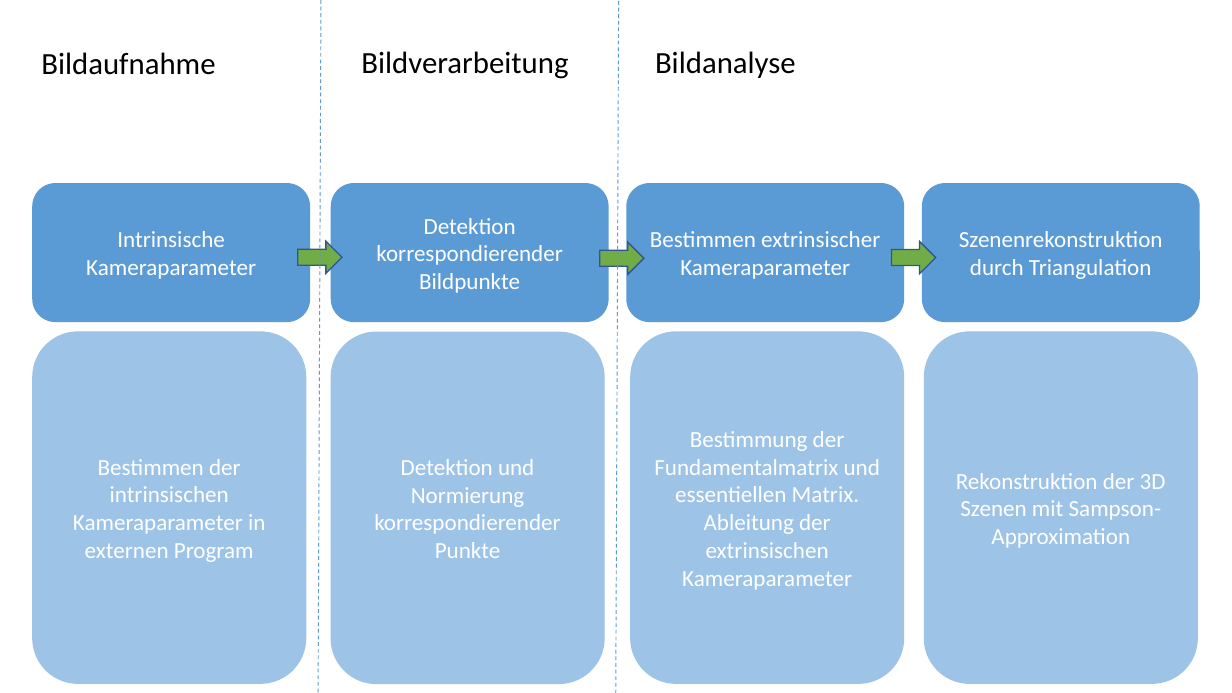
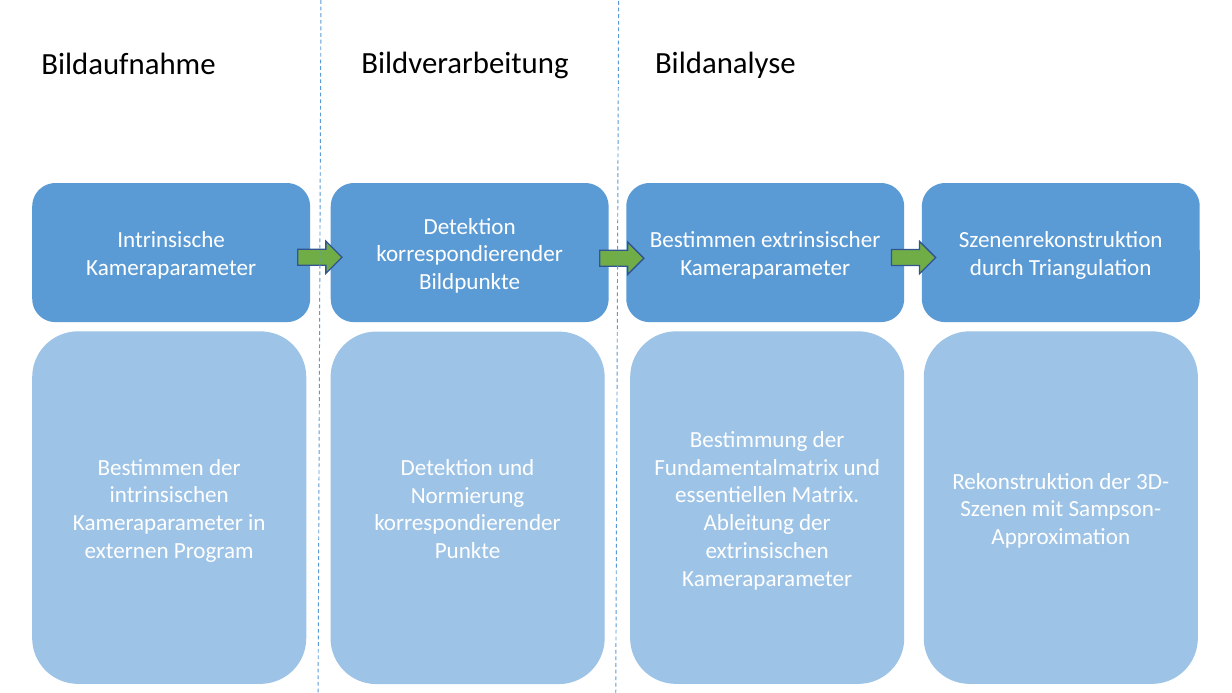
Before and after one commit to anjak610/MasterDuCC, a slide deck: slide 2 of Thesis/ThesisArbeit_V17/images/NEU_Virtuel_Arbeitsprozess.pptx. Drawn at 1232x693 pixels with LibreOffice and Linux fonts; fonts in the diff are those of the drawing. Boxes give left, top, right and bottom in pixels: in the first picture for what was removed or moved away, otherwise in the second. Text is boxed around its words. In the diff, an @@ line names an element or a change of style, - is before the commit and + after.

```diff
--- a/Thesis/ThesisArbeit_V17/images/NEU_Virtuel_Arbeitsprozess.pptx
+++ b/Thesis/ThesisArbeit_V17/images/NEU_Virtuel_Arbeitsprozess.pptx
@@ text in rounded rectangle at (x1=952, y1=473, x2=1169, y2=548): text changed @@
-Rekonstruktion der 3D Szenen mit Sampson-Approximation
+Rekonstruktion der 3D- Szenen mit Sampson-Approximation
```
Also in this commit, not shown: 15 other files.
